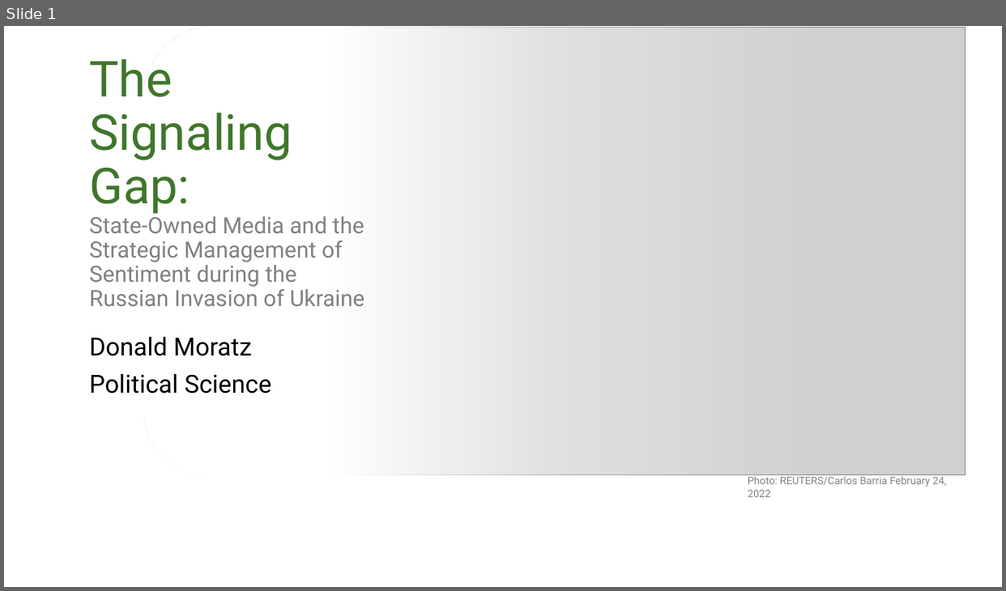
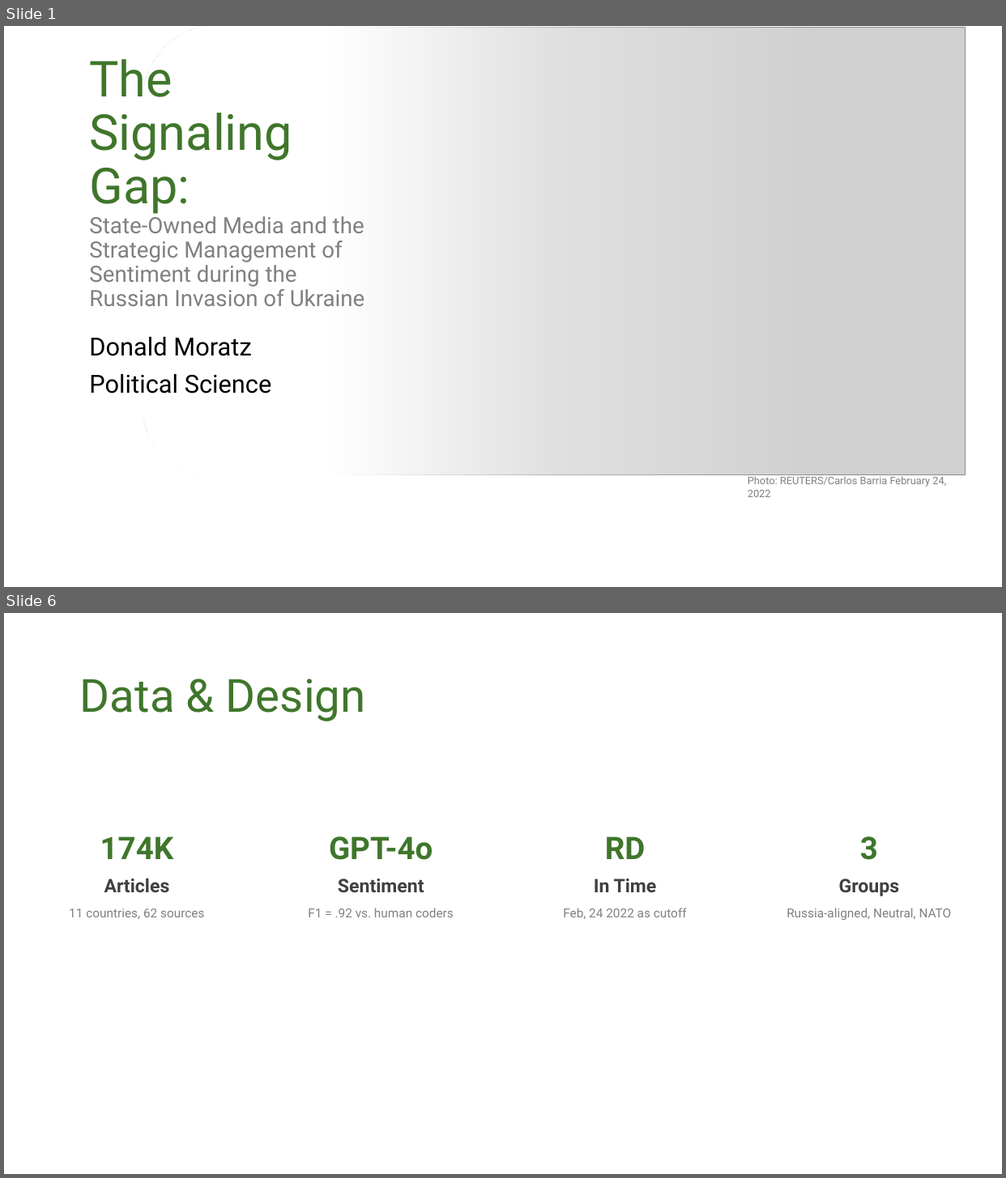
Before and after one commit to dmoratz/russia_sentiment_paper, a slide deck: writing/presentations/moratz_pgt.pptx. Shown one above the other, each under a label of ours: slide 1 before the commit, slides 1 and 6 after it; the slides between them are not shown. The pictures are 1006x591 and 1006x1178 pixels, drawn with LibreOffice and Linux fonts; fonts in the diff are those of the drawing; grey boxes stand for pictures; background and template pictures are left out. Boxes give left, top, right and bottom in pixels: in the first picture for what was removed or moved away, otherwise in the second. Text is boxed around its words. In the diff, an @@ line names an element or a change of style, - is before the commit and + after.

```diff
--- a/writing/presentations/moratz_pgt.pptx
+++ b/writing/presentations/moratz_pgt.pptx
@@ slide 6 added at box(4, 613, 1002, 1174), background picture (left out) @@
@@ title added at box(80, 679, 366, 722), 44 pt, text #3F762B @@
+Data & Design
@@ text added at box(69, 837, 204, 919), 12 pt, text #808080 @@
+174K
+Articles
+11 countries, 62 sources
@@ text added at box(308, 837, 454, 918), 12 pt, text #808080 @@
+GPT-4o
+Sentiment
+F1 = .92 vs. human coders
@@ text added at box(563, 837, 687, 919), 12 pt, text #808080 @@
+RD
+In Time
+Feb, 24 2022 as cutoff
@@ text added at box(786, 837, 952, 920), 12 pt, text #808080 @@
+3
+Groups
+Russia-aligned, Neutral, NATO
```
Also in this commit, not shown: 2 slides changed, 8 other slides added, 8 other files.
